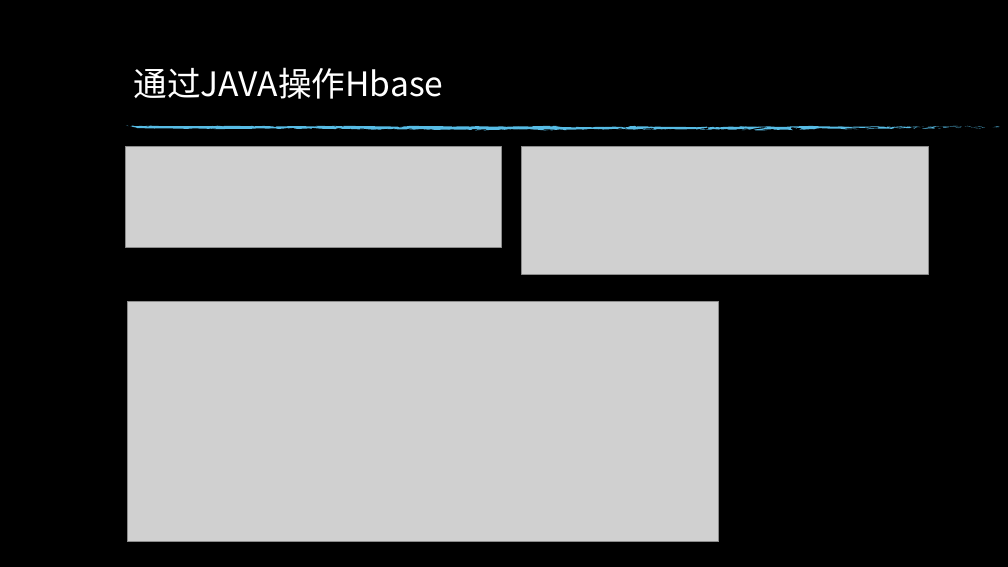
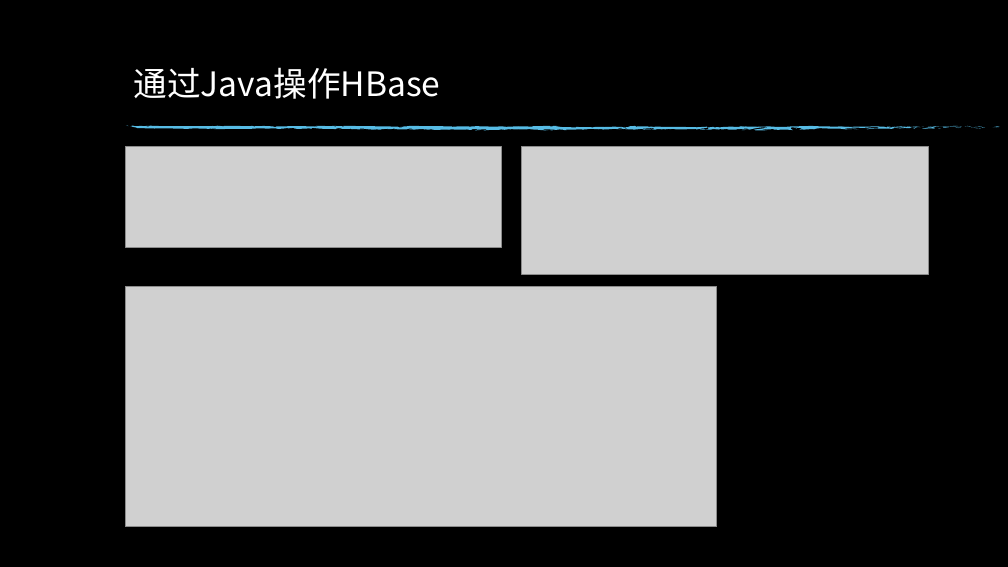
Before and after one commit to luminocean/cloud-computing, a slide deck: slide 15 of homework/实践1.pptx (slide 13 before the commit). Drawn at 1008x567 pixels with LibreOffice and Linux fonts; fonts in the diff are those of the drawing; grey boxes stand for pictures; background and template pictures are left out. Boxes give left, top, right and bottom in pixels: in the first picture for what was removed or moved away, otherwise in the second. Text is boxed around its words. In the diff, an @@ line names an element or a change of style, - is before the commit and + after.

```diff
--- a/homework/实践1.pptx
+++ b/homework/实践1.pptx
@@ title at <box>133,67,440,99</box>: text changed @@
-通过JAVA操作Hbase
+通过Java操作HBase
@@ picture: place and size @@
-picture at <box>127,302,718,542</box>
+picture at <box>126,287,717,527</box>
```
Also in this commit, not shown: 7 other slides changed, 3 slides added, 2 slides removed, 4 other files.
